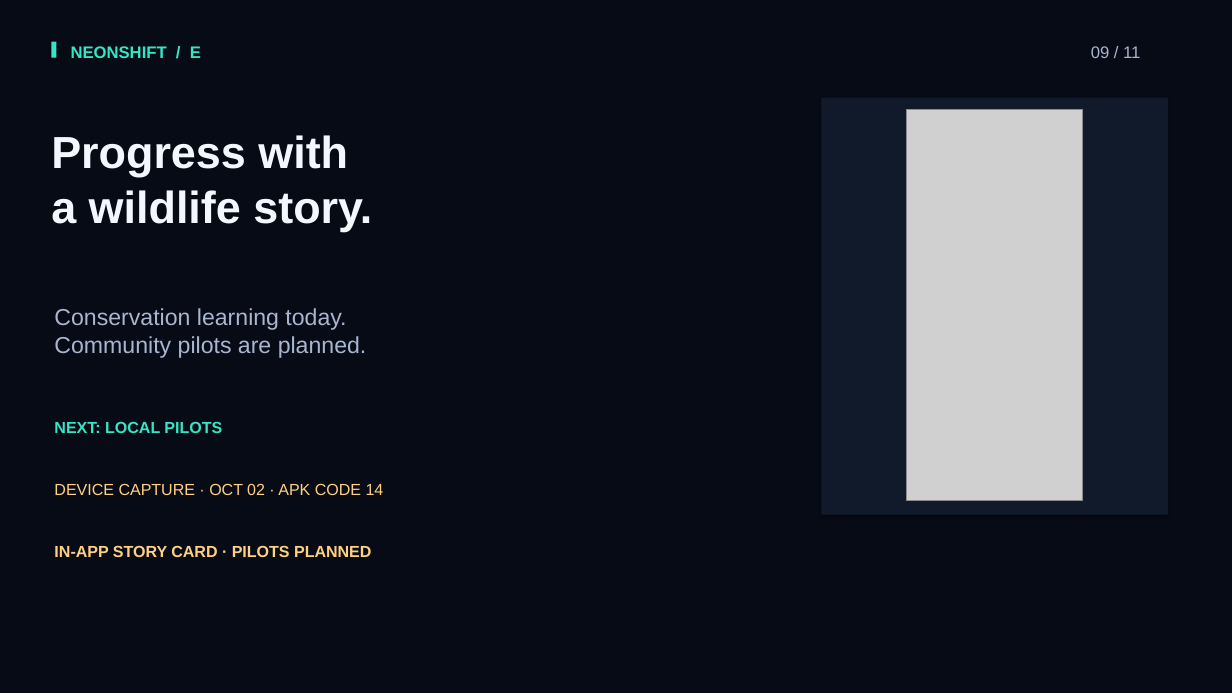
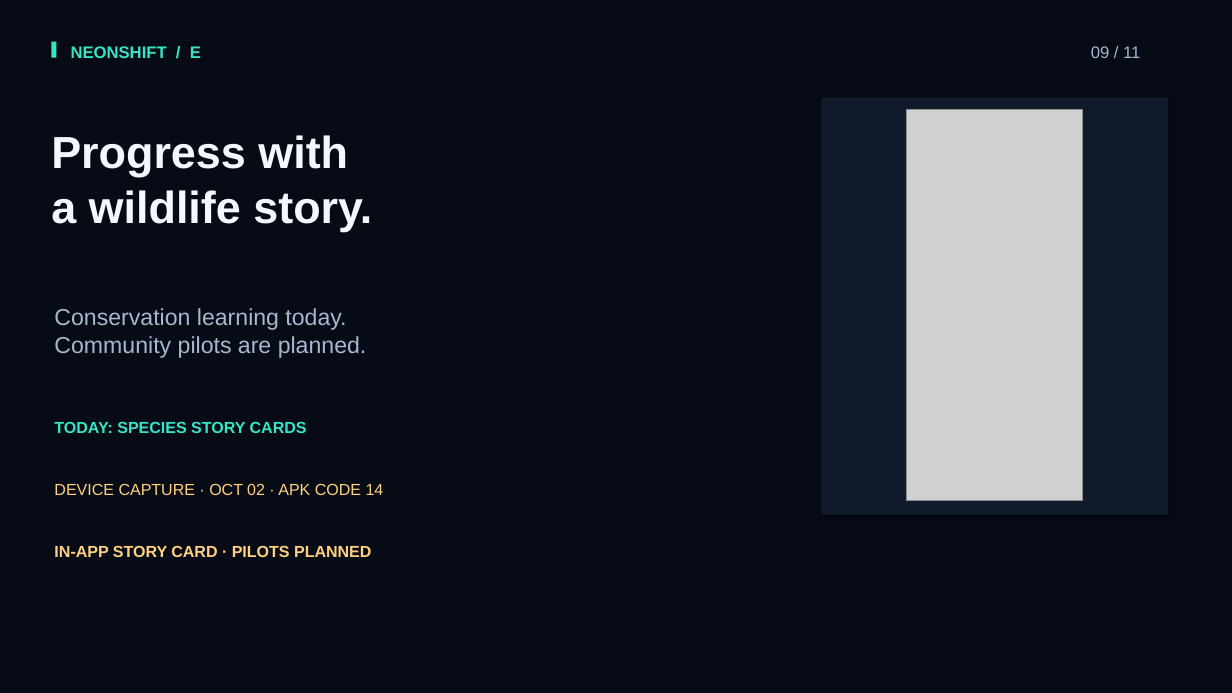
Before and after one commit to stan0714/neonshift, a slide deck: slide 9 of output/hackathon-flexclip-en/flexclip-v4/NeonShift_FlexClip_v4.pptx. Drawn at 1232x693 pixels with LibreOffice and Linux fonts; fonts in the diff are those of the drawing; grey boxes stand for pictures. Boxes give left, top, right and bottom in pixels: in the first picture for what was removed or moved away, otherwise in the second. Text is boxed around its words. In the diff, an @@ line names an element or a change of style, - is before the commit and + after.

```diff
--- a/output/hackathon-flexclip-en/flexclip-v4/NeonShift_FlexClip_v4.pptx
+++ b/output/hackathon-flexclip-en/flexclip-v4/NeonShift_FlexClip_v4.pptx
@@ text at (54, 421, 307, 433): text changed @@
-NEXT: LOCAL PILOTS
+TODAY: SPECIES STORY CARDS
```
Also in this commit, not shown: 3 other slides changed, 36 other files.
